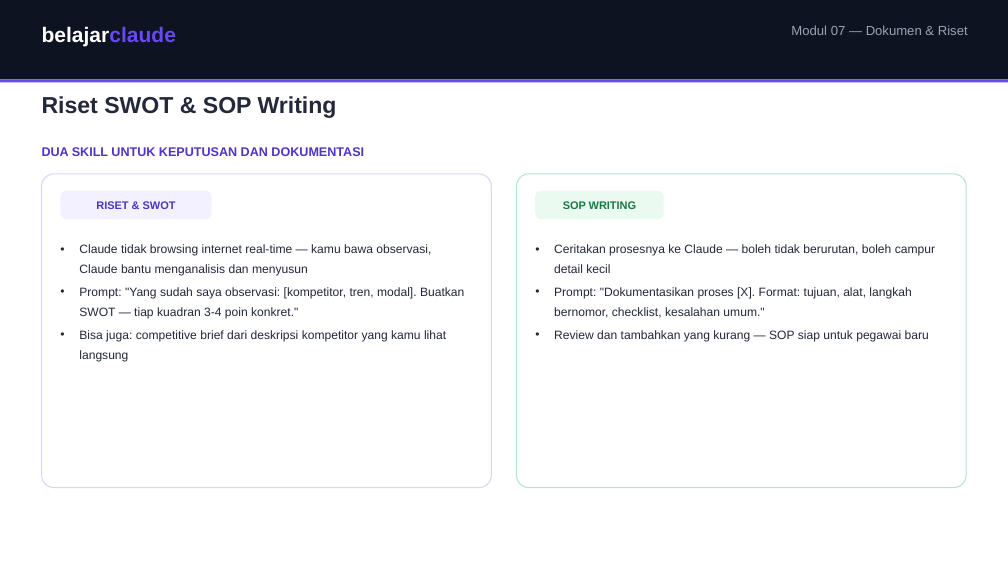
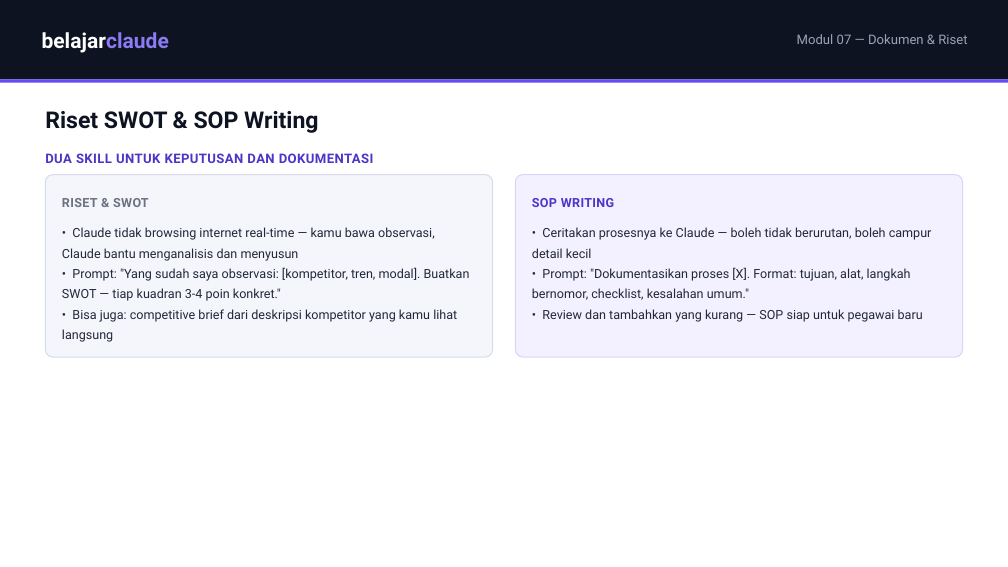
Before and after one commit to juliautomo/belajar-claude, a slide deck: slide 5 of K2-Produktivitas/M07-Dokumen-Riset/K2-M07-Dokumen-Riset.pptx. Drawn at 1008x567 pixels with LibreOffice and Linux fonts; fonts in the diff are those of the drawing. Boxes give left, top, right and bottom in pixels: in the first picture for what was removed or moved away, otherwise in the second. Text is boxed around its words. In the diff, an @@ line names an element or a change of style, - is before the commit and + after.

```diff
--- a/K2-Produktivitas/M07-Dokumen-Riset/K2-M07-Dokumen-Riset.pptx
+++ b/K2-Produktivitas/M07-Dokumen-Riset/K2-M07-Dokumen-Riset.pptx
@@ text "belajarclaude" at [42,32,169,53]: font Arial to Roboto; text colour #6849F6 to #8B7CF6 in "belajarclaude"; vertical alignment top to middle @@
@@ text "Modul 07 — Dokumen & ...": place and size @@
-text "Modul 07 — Dokumen & ..." at [791,25,968,35]
+text "Modul 07 — Dokumen & ..." at [797,34,967,44]
@@ text "Modul 07 — Dokumen & ..." at [797,34,967,44]: font Arial to Roboto; vertical alignment top to middle @@
@@ text "Riset SWOT & SOP Writing": place and size @@
-text "Riset SWOT & SOP Writing" at [42,96,337,118]
+text "Riset SWOT & SOP Writing" at [45,111,318,133]
@@ text "Riset SWOT & SOP Writing" at [45,111,318,133]: font Arial to Roboto, text colour #23283A to #0D1321; vertical alignment top to middle @@
@@ text "DUA SKILL UNTUK KEPUTUSAN DAN ..." at [45,153,374,163]: size 12 to 12.5 pt, font Arial to Roboto, letter spacing 0 to 0.4 pt; vertical alignment top to middle @@
@@ rounded rectangle: place and size @@
-rounded rectangle at [42,174,492,488]
+rounded rectangle at [45,175,493,357]
@@ rounded rectangle at [45,175,493,357]: fill #FFFFFF to #F4F6FB; outline #DCD3FB 1 pt to #D6DCEB 1 pt; proportions changed @@
@@ rounded rectangle: place and size @@
-rounded rectangle at [516,174,966,488]
+rounded rectangle at [516,175,963,357]
@@ rounded rectangle at [516,175,963,357]: fill #FFFFFF to #F3F0FF; outline #B8E6C9 1 pt to #DCD3FB 1 pt; proportions changed @@
@@ rounded rectangle removed at [60,191,212,219] @@
@@ text "RISET & SWOT" at [62,198,149,207]: size 10.5 to 12 pt, font Arial to Roboto, text colour #4B36C7 to #6B7280, letter spacing 0 to 0.3 pt; alignment centre to left @@
@@ text "SOP WRITING" at [532,198,614,207]: size 10.5 to 12 pt, font Arial to Roboto, text colour #1A7A44 to #4B36C7, letter spacing 0 to 0.3 pt; alignment centre to left @@
@@ rounded rectangle removed at [535,191,664,219] @@
@@ text at [62,227,470,342]: text changed; size 11.5 to 12 pt; font Arial to Roboto @@
-• Claude tidak browsing internet real-time — kamu bawa observasi, Claude bantu menganalisis dan menyusun
-• Prompt: "Yang sudah saya observasi: [kompetitor, tren, modal]. Buatkan SWOT — tiap kuadran 3-4 poin konkret."
-• Bisa juga: competitive brief dari deskripsi kompetitor yang kamu lihat langsung
+• Claude tidak browsing internet real-time — kamu bawa observasi, Claude bantu menganalisis dan menyusun
+• Prompt: "Yang sudah saya observasi: [kompetitor, tren, modal]. Buatkan SWOT — tiap kuadran 3-4 poin konkret."
+• Bisa juga: competitive brief dari deskripsi kompetitor yang kamu lihat langsung
@@ text at [532,227,932,322]: text changed; size 11.5 to 12 pt; font Arial to Roboto @@
-• Ceritakan prosesnya ke Claude — boleh tidak berurutan, boleh campur detail kecil
-• Prompt: "Dokumentasikan proses [X]. Format: tujuan, alat, langkah bernomor, checklist, kesalahan umum."
-• Review dan tambahkan yang kurang — SOP siap untuk pegawai baru
+• Ceritakan prosesnya ke Claude — boleh tidak berurutan, boleh campur detail kecil
+• Prompt: "Dokumentasikan proses [X]. Format: tujuan, alat, langkah bernomor, checklist, kesalahan umum."
+• Review dan tambahkan yang kurang — SOP siap untuk pegawai baru
```
Also in this commit, not shown: 5 other slides changed, 8 other files.
